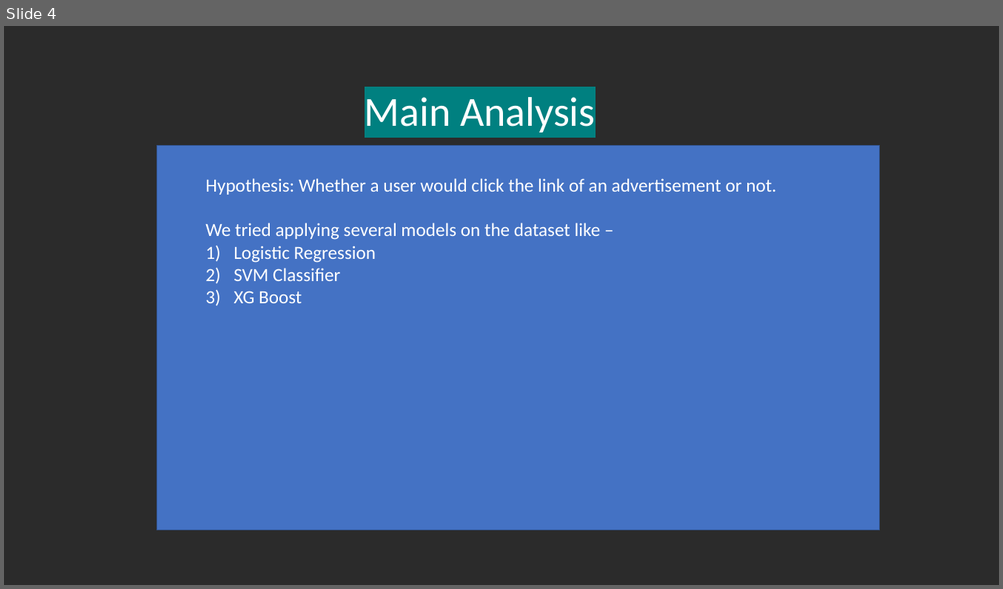
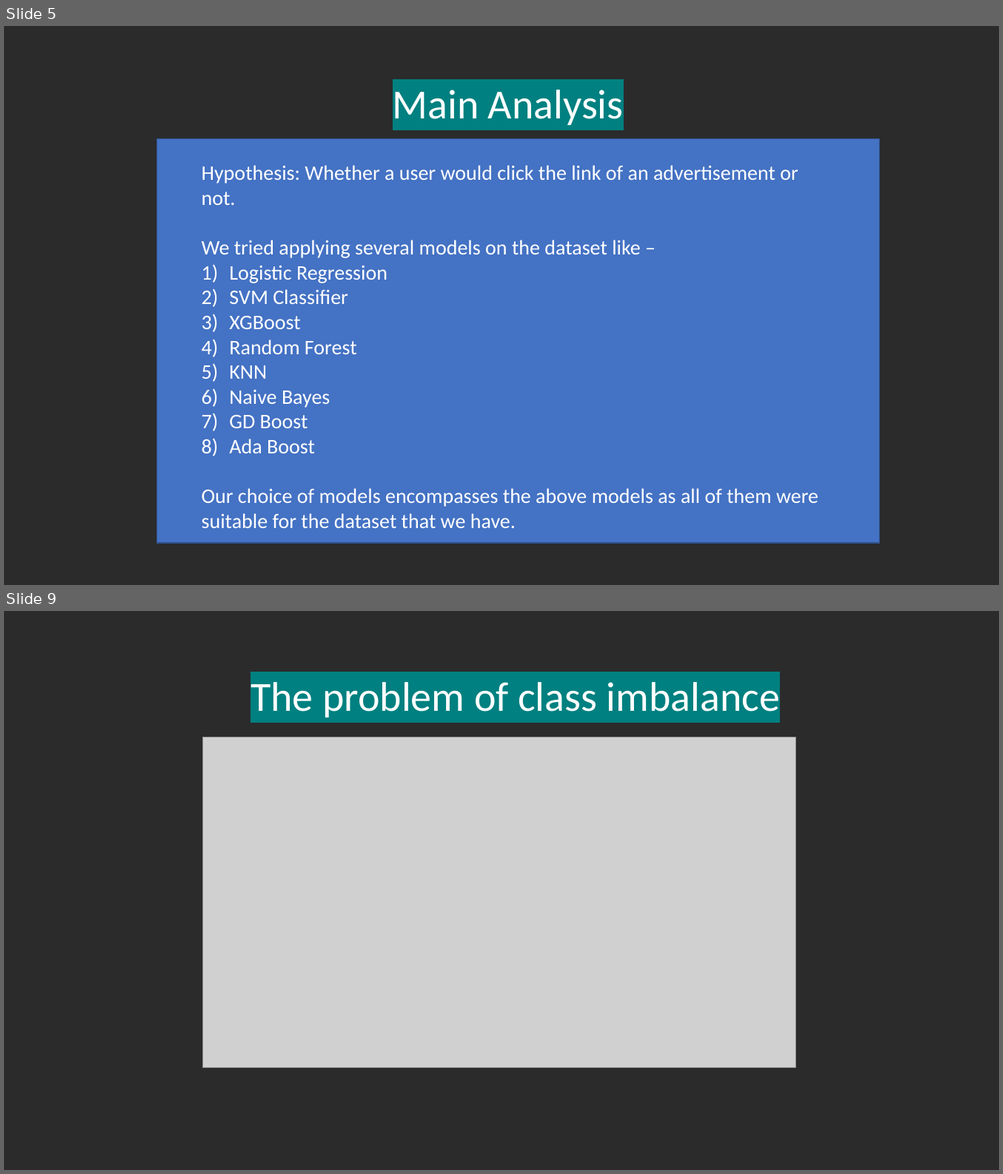
Before and after one commit to Somonnoy44/DSCI-project, a slide deck: DSCI Project Presentation Team 1 - Criteo Click Log Dataset.pptx. Shown one above the other, each under a label of ours: slide 4 before the commit, slides 5 and 9 after it; the slides between them are not shown. The pictures are 1003x589 and 1003x1174 pixels, drawn with LibreOffice and Linux fonts; fonts in the diff are those of the drawing; grey boxes stand for pictures; background and template pictures are left out; a plain dark background stands for a picture behind light text. Boxes give left, top, right and bottom in pixels: in the first picture for what was removed or moved away, otherwise in the second. Text is boxed around its words. In the diff, an @@ line names an element or a change of style, - is before the commit and + after.

Commit message:
Updated DSCI Project Presentation
Updated DSCI Project Presentation Team 1 - Criteo Click Log Dataset

```diff
--- a/DSCI Project Presentation Team 1 - Criteo Click Log Dataset.pptx
+++ b/DSCI Project Presentation Team 1 - Criteo Click Log Dataset.pptx
@@ slide 9 added at box(4, 611, 999, 1170), background picture (left out) @@
@@ text added at box(250, 682, 780, 718), 40 pt, text #FFFFFF @@
+The problem of class imbalance
@@ picture added at box(202, 737, 796, 1068) @@
@@ what was slide 4 is now slide 5 @@
@@ slide 5 changed as well @@
@@ text "Main Analysis": place and size @@
-text "Main Analysis" at box(364, 97, 595, 133)
+text "Main Analysis" at box(392, 90, 623, 125)
@@ rectangle: place and size @@
-rectangle at box(157, 145, 879, 531)
+rectangle at box(157, 138, 879, 543)
@@ rectangle at box(157, 138, 879, 543): outline #325491 1 pt to #31538F 1 pt @@
@@ text "Hypothesis: Whether a user would ...": place and size @@
-text "Hypothesis: Whether a user would ..." at box(205, 178, 776, 304)
+text "Hypothesis: Whether a user would ..." at box(202, 165, 818, 528)
@@ text at box(202, 165, 798, 304): size 18 to 20 pt in "Hypothesis: Whether a user would click the ...", "We tried applying several models on the ...", "Logistic Regression", "SVM Classifier"; indent changed @@
@@ text at box(202, 316, 818, 528): text changed; size 18 to 20 pt @@
-3) XG Boost
+3) XGBoost
+4) Random Forest
+5) KNN
+6) Naive Bayes
+7) GD Boost
+8) Ada Boost
+Our choice of models encompasses the above models as all of them were suitable for the dataset that we have.
```
Also in this commit, not shown: 2 other slides changed, 7 other slides added, 1 slide removed.
